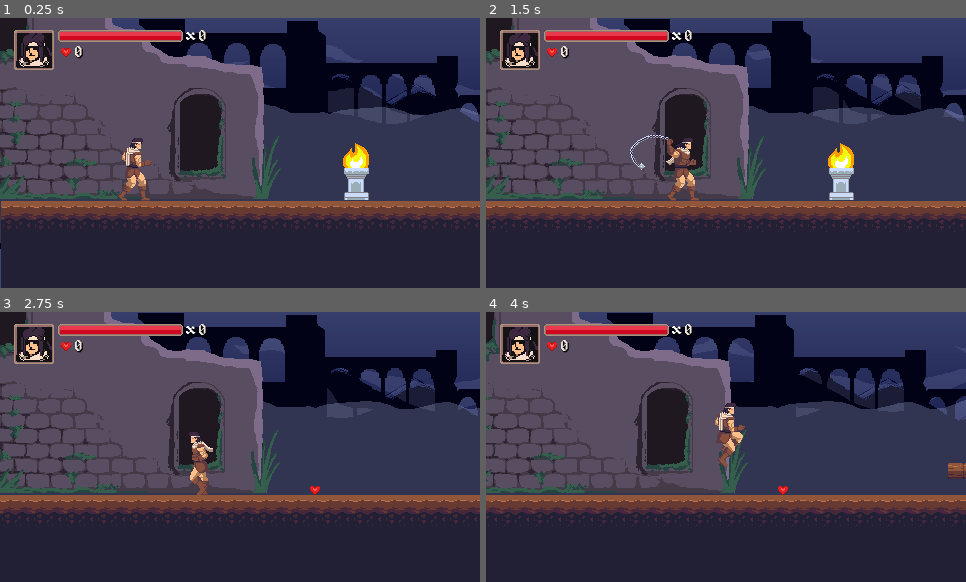
Above: before the commit, frames 1-4 (two rows, left to right).
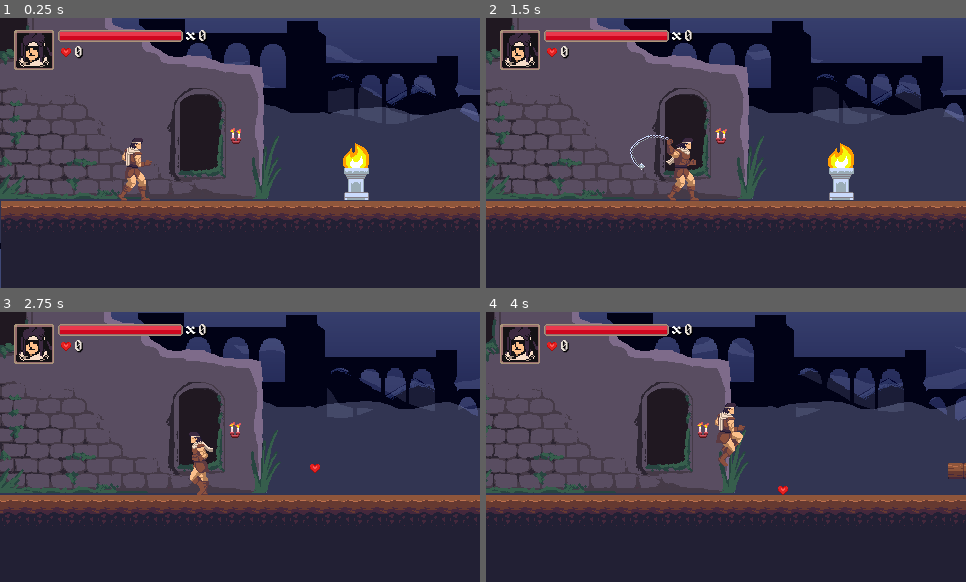
Above: after the commit, the same moments.

Repository: Brnn0/Plataforma-2D-em-Godot
Game: Godot game, scene res://scenes/fase.tscn
Two runs of this game, one before a commit and one after it. Both use one fixed random seed, a clock stepped at 60 frames per second and the inputs below.
Inputs:
- Up to frame 1 (0.25 s): no input
- Up to frame 2 (1.5 s): hold D (move_right) from 0.53 s (still down); tap O (attack) at 0.6, 1.35 s; tap P (jump) at 0.77 s
- Up to frame 3 (2.75 s): tap P (jump) at 1.52 s; release D (move_right) at 2.03 s; hold A (move_left) from 2.03 s (still down); tap O (attack) at 2.1 s
- Up to frame 4 (4 s): release A (move_left) at 2.78 s; hold D (move_right) from 2.78 s (still down); tap O (attack) at 2.85, 3.6 s; tap P (jump) at 3.02, 3.77 s

The runs differ from the first frame. In frame 1, less than 0.1% of the frame differs, in the area x 47-51%, y 40-47%; in frame 2, less than 0.1%; in frame 3, 0.2%, in the area x 47-67%, y 40-68%; in frame 4, less than 0.1%.

Commit message:
correções de bugs

Diff:
--- a/scenes/esqueleto.tscn
+++ b/scenes/esqueleto.tscn
@@ -147,3 +147,4 @@
 shape = SubResource("CapsuleShape2D_havb8")
 
 [connection signal="area_entered" from="hitbox" to="." method="_on_hitbox_area_entered"]
+[connection signal="area_exited" from="hitbox" to="." method="_on_hitbox_area_exited"]
--- a/scenes/fase.tscn
+++ b/scenes/fase.tscn
@@ -23,6 +23,7 @@
 [ext_resource type="PackedScene" uid="uid://lmvp4qvnqxun" path="res://scenes/checkpoint.tscn" id="14_5uwob"]
 [ext_resource type="PackedScene" uid="uid://d03eo4ivodv33" path="res://scenes/tocha.tscn" id="15_ykqb8"]
 [ext_resource type="PackedScene" uid="uid://dbjh468pfki5y" path="res://scenes/porta.tscn" id="18_dmynb"]
+[ext_resource type="PackedScene" uid="uid://d3xtne6ddgpfp" path="res://scenes/vela.tscn" id="24_h5d6h"]
 
 [sub_resource type="SegmentShape2D" id="SegmentShape2D_1a32i"]
 a = Vector2(2, 519)
@@ -757,6 +758,7 @@
 collision_mask = 7
 floor_snap_length = 10.0
 JUMP_VELOCITY = -350.0
+max_health = 3
 
 [node name="camera" type="Camera2D" parent="Player"]
 position = Vector2(0, -16)
@@ -786,3 +788,6 @@
 
 [node name="Checkpoint" parent="checkpoints" instance=ExtResource("14_5uwob")]
 z_index = 5
+
+[node name="vela" parent="." instance=ExtResource("24_h5d6h")]
+position = Vector2(331, 448)
--- a/scenes/heart.tscn
+++ b/scenes/heart.tscn
@@ -11,8 +11,9 @@
 
 [node name="heart" type="RigidBody2D"]
 collision_mask = 7
-mass = 0.024
-gravity_scale = 0.2
+mass = 0.02
+gravity_scale = 0.02
+lock_rotation = true
 contact_monitor = true
 script = ExtResource("1_7bb5i")
 
--- a/scenes/player.tscn
+++ b/scenes/player.tscn
@@ -467,6 +467,7 @@
 collision_mask = 238
 floor_constant_speed = true
 script = ExtResource("1_mvgg3")
+max_health = 2
 
 [node name="Trevor" type="Sprite2D" parent="."]
 texture = ExtResource("2_tqcgh")
@@ -514,3 +515,4 @@
 debug_color = Color(0.923643, 0.253234, 0.286375, 0.42)
 
 [connection signal="area_entered" from="whip" to="." method="_on_whip_area_entered"]
+[connection signal="body_entered" from="hurtbox" to="." method="_on_hurtbox_body_entered"]
--- a/scenes/tocha.tscn
+++ b/scenes/tocha.tscn
@@ -58,6 +58,7 @@
 size = Vector2(37, 66)
 
 [node name="tocha" type="StaticBody2D" groups=["Enemies"]]
+z_index = 4
 collision_layer = 32
 script = ExtResource("1_usp8x")
 
--- /dev/null
+++ b/scenes/vela.tscn
@@ -0,0 +1,68 @@
+[gd_scene load_steps=12 format=3 uid="uid://d3xtne6ddgpfp"]
+
+[ext_resource type="Script" path="res://script/vela.gd" id="1_8g1vh"]
+[ext_resource type="Texture2D" uid="uid://58p1yms782ux" path="res://assets/Map/Itens/Objetos/vela/Vela1.png" id="1_pfucx"]
+[ext_resource type="Texture2D" uid="uid://b7oe1v3j13bep" path="res://assets/Map/Itens/Objetos/vela/Vela2.png" id="2_8vv48"]
+[ext_resource type="Texture2D" uid="uid://dx3ii721hcsnf" path="res://assets/Map/Itens/Objetos/vela/Vela3.png" id="3_13lkg"]
+[ext_resource type="Texture2D" uid="uid://dgdmig74n4af0" path="res://assets/Map/Itens/Objetos/vela/VelaBreak1.png" id="5_fhxvc"]
+[ext_resource type="Texture2D" uid="uid://h6vi84pwnnon" path="res://assets/Map/Itens/Objetos/vela/VelaBreak2.png" id="6_8n0p7"]
+[ext_resource type="Texture2D" uid="uid://bkbwd0mvxfi6x" path="res://assets/Map/Itens/Objetos/vela/VelaBreak3.png" id="7_nqo85"]
+[ext_resource type="Texture2D" uid="uid://b1hbl10ten7et" path="res://assets/Map/Itens/Objetos/vela/VelaBreak4.png" id="8_a3un5"]
+
+[sub_resource type="CircleShape2D" id="CircleShape2D_783yy"]
+radius = 3.16228
+
+[sub_resource type="SpriteFrames" id="SpriteFrames_0cotk"]
+animations = [{
+"frames": [{
+"duration": 1.0,
+"texture": ExtResource("5_fhxvc")
+}, {
+"duration": 1.0,
+"texture": ExtResource("6_8n0p7")
+}, {
+"duration": 1.0,
+"texture": ExtResource("7_nqo85")
+}, {
+"duration": 1.0,
+"texture": ExtResource("8_a3un5")
+}],
+"loop": false,
+"name": &"break",
+"speed": 10.0
+}, {
+"frames": [{
+"duration": 1.0,
+"texture": ExtResource("1_pfucx")
+}, {
+"duration": 1.0,
+"texture": ExtResource("2_8vv48")
+}, {
+"duration": 1.0,
+"texture": ExtResource("3_13lkg")
+}],
+"loop": false,
+"name": &"default",
+"speed": 5.0
+}]
+
+[sub_resource type="CircleShape2D" id="CircleShape2D_elb3h"]
+
+[node name="vela" type="StaticBody2D" groups=["Enemies"]]
+z_index = 4
+collision_layer = 32
+script = ExtResource("1_8g1vh")
+
+[node name="CollisionShape2D" type="CollisionShape2D" parent="."]
+shape = SubResource("CircleShape2D_783yy")
+
+[node name="animation" type="AnimatedSprite2D" parent="."]
+sprite_frames = SubResource("SpriteFrames_0cotk")
+animation = &"break"
+
+[node name="Area2D" type="Area2D" parent="."]
+
+[node name="CollisionShape2D" type="CollisionShape2D" parent="Area2D"]
+shape = SubResource("CircleShape2D_elb3h")
+
+[connection signal="area_entered" from="Area2D" to="." method="_on_area_2d_area_entered"]
--- a/script/esqueleto.gd
+++ b/script/esqueleto.gd
@@ -8,10 +8,12 @@
 @onready var wall_detec: RayCast2D = $wall_detec
 @onready var floor_detec: RayCast2D = $floor_detec
 @onready var collision_2: CollisionShape2D = $hitbox/collision2
+var damage = 1
 
 var max_health = 3
 var health = 0
 var dead = false
+var player_in = false
 
 func _ready() -> void:
 	animation.play("walk")
@@ -35,10 +37,17 @@
 	direction *= -1
 	scale.x = abs(scale.x) * -1
 
+func player_inside():
+	if player_in == true:
+		take_damage(damage)
 
 func _on_hitbox_area_entered(area: Area2D) -> void:
 	if area.get_parent() is Player and not is_in_group("Whip") and !dead:
-		area.get_parent().take_damage(1)
+		area.get_parent().take_damage(damage)
+		player_in = true
+
+func _on_hitbox_area_exited(area: Area2D) -> void:
+	player_in = false
 
 func take_damage(damage_amount : int):
 	health -= damage_amount
--- a/script/player.gd
+++ b/script/player.gd
@@ -21,7 +21,7 @@
 var crouching = false
 var max_lives = 3
 var lives = 0
-var max_health = 3
+@export var max_health = 3
 var health = 0
 var can_take_damage = true
 
@@ -77,9 +77,11 @@
 		else:
 			if is_on_floor():
 				velocity.x = 0
-	else:
+	if !hit and is_alive == false:
 		velocity.x = 0
-		velocity.y = 0
+		velocity.y = 1 * gravity * 0.2
+
+
 	update_animation()
 	move_and_slide()
 
--- /dev/null
+++ b/script/vela.gd
@@ -0,0 +1,33 @@
+extends StaticBody2D
+
+@export var max_health = 1
+@onready var animation: AnimatedSprite2D = $animation
+@onready var area_2d: Area2D = $Area2D
+
+var health = max_health
+var breaked = false
+
+func _ready() -> void:
+	if breaked == false:
+		animation.play("default")
+
+func _on_area_2d_area_entered(area: Area2D) -> void:
+	if area.is_in_group("Whip") and not breaked:
+		take_damage(1)
+
+func take_damage(damage_amount : int):
+	health -= damage_amount
+	if health <= 0:
+		break_candle()
+
+func break_candle():
+	breaked = true
+	call_deferred("drop_items")
+	animation.play("break")
+	await animation.animation_finished
+	queue_free()
+
+func drop_items():
+	var heart = preload("res://scenes/heart.tscn").instantiate()
+	get_parent().add_child(heart)
+	heart.position = position + Vector2(randf_range(0,0),0)
Binary file added: assets/effects/hitfx/hitfx1.png
Not shown, added: assets/effects/hitfx/hitfx1.png.import
Binary file added: assets/effects/hitfx/hitfx2.png
Not shown, added: assets/effects/hitfx/hitfx2.png.import
Binary file added: assets/effects/hitfx/hitfx3.png
Not shown, added: assets/effects/hitfx/hitfx3.png.import
Binary file added: assets/effects/hitfx/hitfx4.png
Not shown, added: assets/effects/hitfx/hitfx4.png.import
Binary file added: assets/effects/hitfx/hitfx5.png
Not shown, added: assets/effects/hitfx/hitfx5.png.import
Not shown: 1 places in scenes/fase.tscn that only renumber resources
